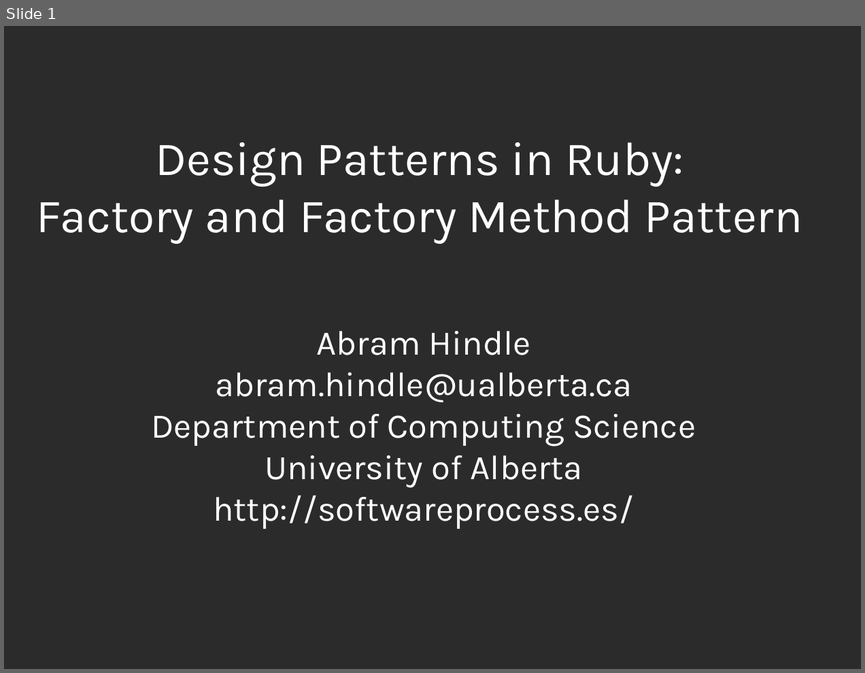
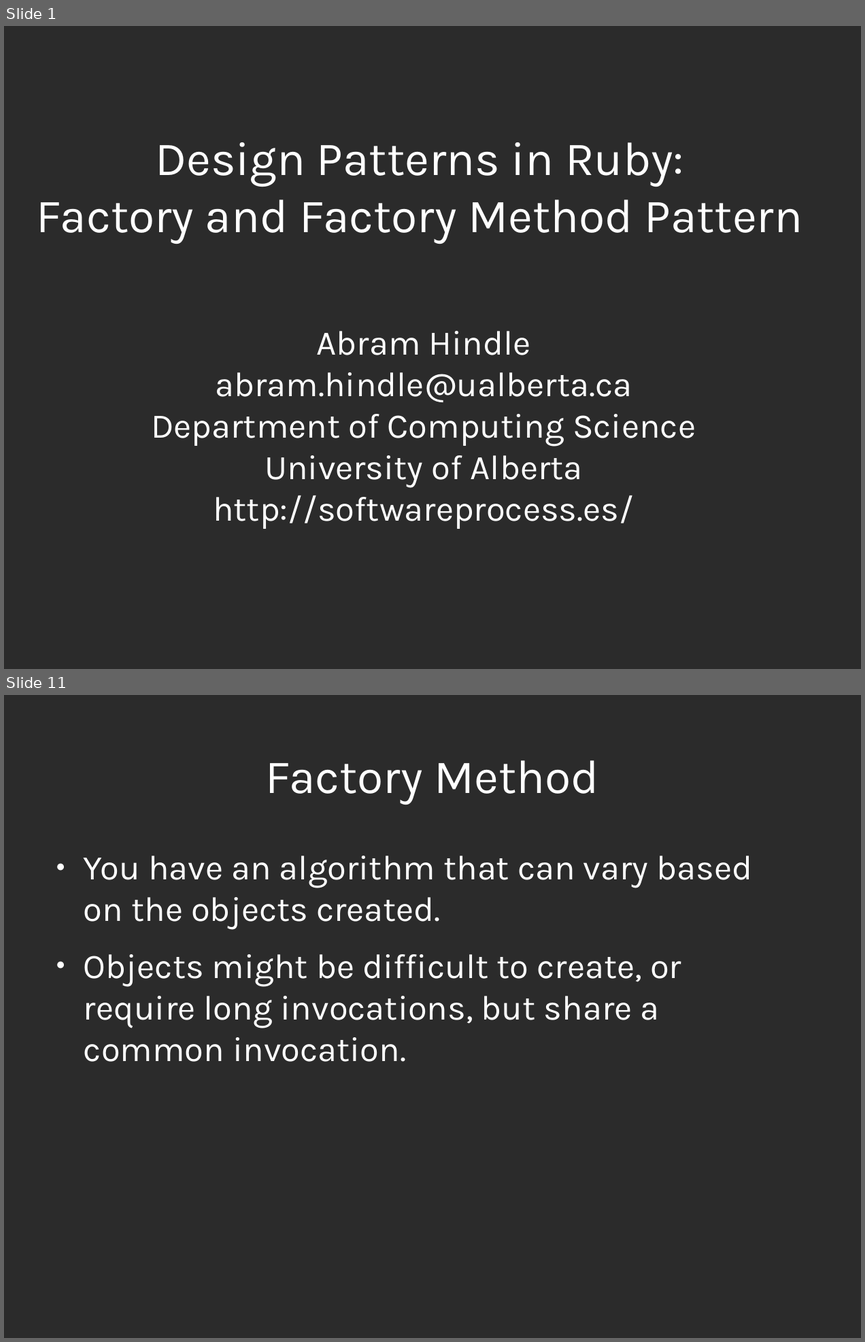
Before and after one commit to abramhindle/ruby-design-patterns, a slide deck: Factory and Factory Method.odp. Shown one above the other, each under a label of ours: slide 1 before the commit, slides 1 and 11 after it; the slides between them are not shown. The pictures are 865x673 and 865x1342 pixels, drawn with LibreOffice and Linux fonts; fonts in the diff are those of the drawing; background and template pictures are left out; a plain dark background stands for a picture behind light text. Boxes give left, top, right and bottom in pixels: in the first picture for what was removed or moved away, otherwise in the second. Text is boxed around its words. In the diff, an @@ line names an element or a change of style, - is before the commit and + after.

Commit message:
Factory Pattern

```diff
--- a/Factory and Factory Method.odp
+++ b/Factory and Factory Method.odp
@@ slide 11 added at (4,695,861,1338), background picture (left out) @@
@@ title added at (265,760,599,804), 44 pt, text #FFFFFF @@
+Factory Method
@@ text added at (84,855,752,1062), 32 pt, text #FFFFFF @@
+● You have an algorithm that can vary based on the objects created.
+● Objects might be difficult to create, or require long invocations, but share a common invocation.
```
Also in this commit, not shown: 10 other slides added, 1 slide removed, 4 other files.
